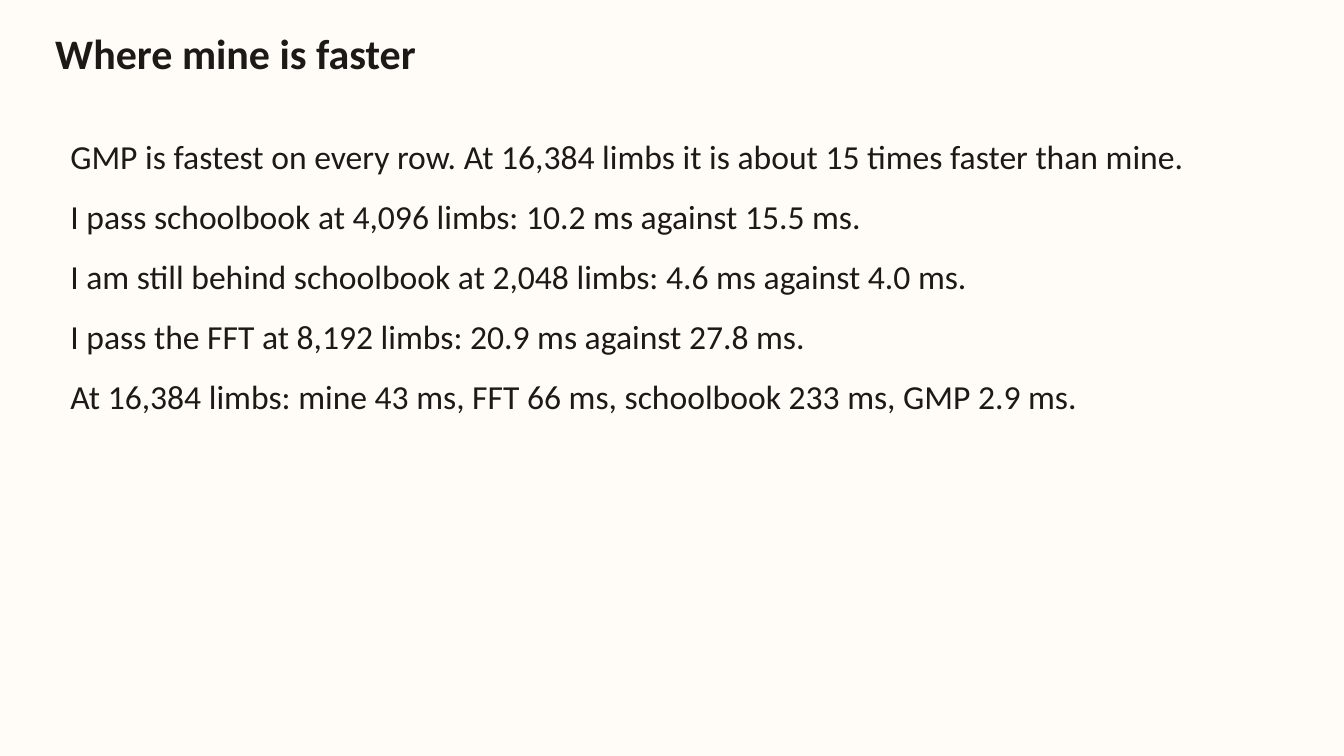
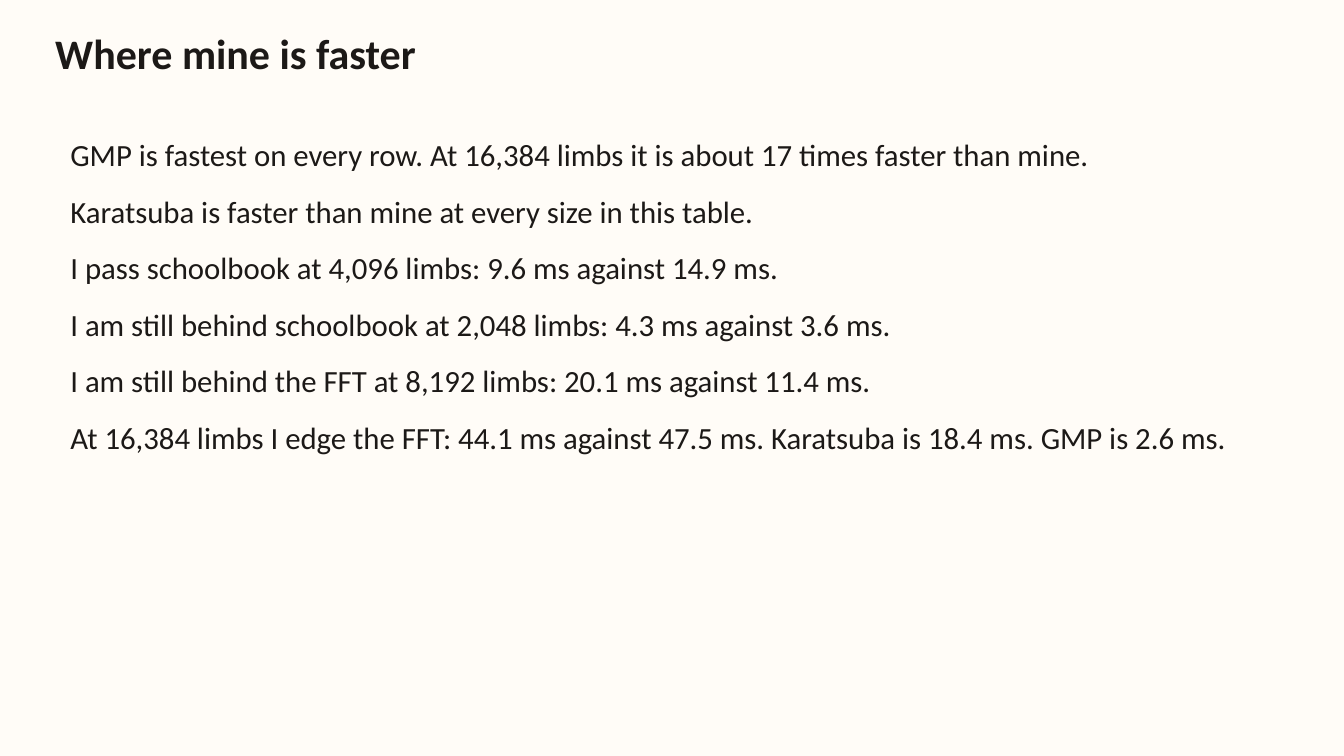
Before and after one commit to Mukundks2004/adv-algos-assign-2, a slide deck: slide 9 of Deliverables/bailey-video.pptx. Drawn at 1344x756 pixels with LibreOffice and Linux fonts; fonts in the diff are those of the drawing. Boxes give left, top, right and bottom in pixels: in the first picture for what was removed or moved away, otherwise in the second. Text is boxed around its words. In the diff, an @@ line names an element or a change of style, - is before the commit and + after.

Commit message:
Record the combined harness after Karatsuba landed.
Schoolbook, Karatsuba, FFT, the OpenAI function, and GMP are timed on the same Ryzen machine through 16384 limbs.

```diff
--- a/Deliverables/bailey-video.pptx
+++ b/Deliverables/bailey-video.pptx
@@ text at <box>70,144,1225,455</box>: text changed; size 24 to 22 pt @@
-GMP is fastest on every row. At 16,384 limbs it is about 15 times faster than mine.
-I pass schoolbook at 4,096 limbs: 10.2 ms against 15.5 ms.
-I am still behind schoolbook at 2,048 limbs: 4.6 ms against 4.0 ms.
-I pass the FFT at 8,192 limbs: 20.9 ms against 27.8 ms.
-At 16,384 limbs: mine 43 ms, FFT 66 ms, schoolbook 233 ms, GMP 2.9 ms.
+GMP is fastest on every row. At 16,384 limbs it is about 17 times faster than mine.
+Karatsuba is faster than mine at every size in this table.
+I pass schoolbook at 4,096 limbs: 9.6 ms against 14.9 ms.
+I am still behind schoolbook at 2,048 limbs: 4.3 ms against 3.6 ms.
+I am still behind the FFT at 8,192 limbs: 20.1 ms against 11.4 ms.
+At 16,384 limbs I edge the FFT: 44.1 ms against 47.5 ms. Karatsuba is 18.4 ms. GMP is 2.6 ms.
```
Also in this commit, not shown: 2 other slides changed, 7 other files.
